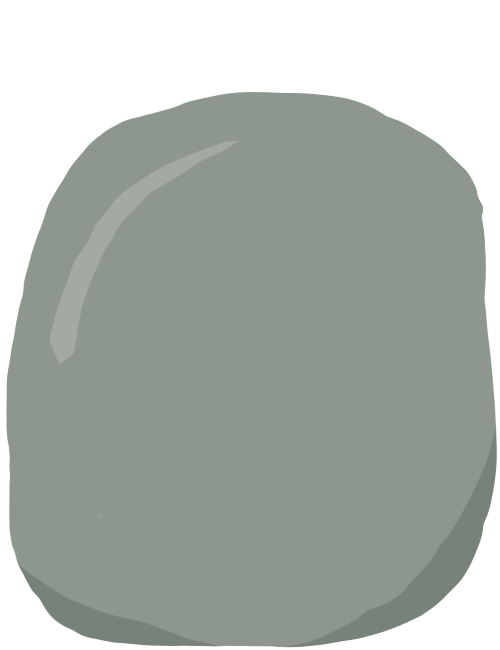
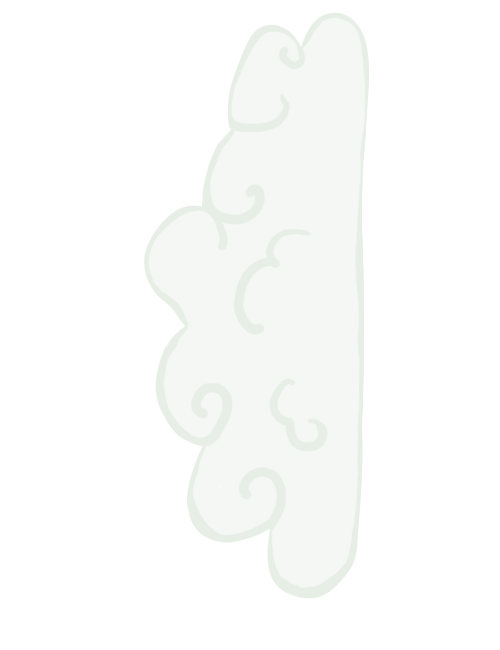
Revision of a layered 500px x 650px image; what changed, layer by layer:
hid "Layer 2" over [6, 91, 497, 648]
added layer "Layer 5" above "Layer 4" over [138, 12, 376, 610]
added layer "Layer 4" above "Layer 1" over [143, 12, 371, 600]